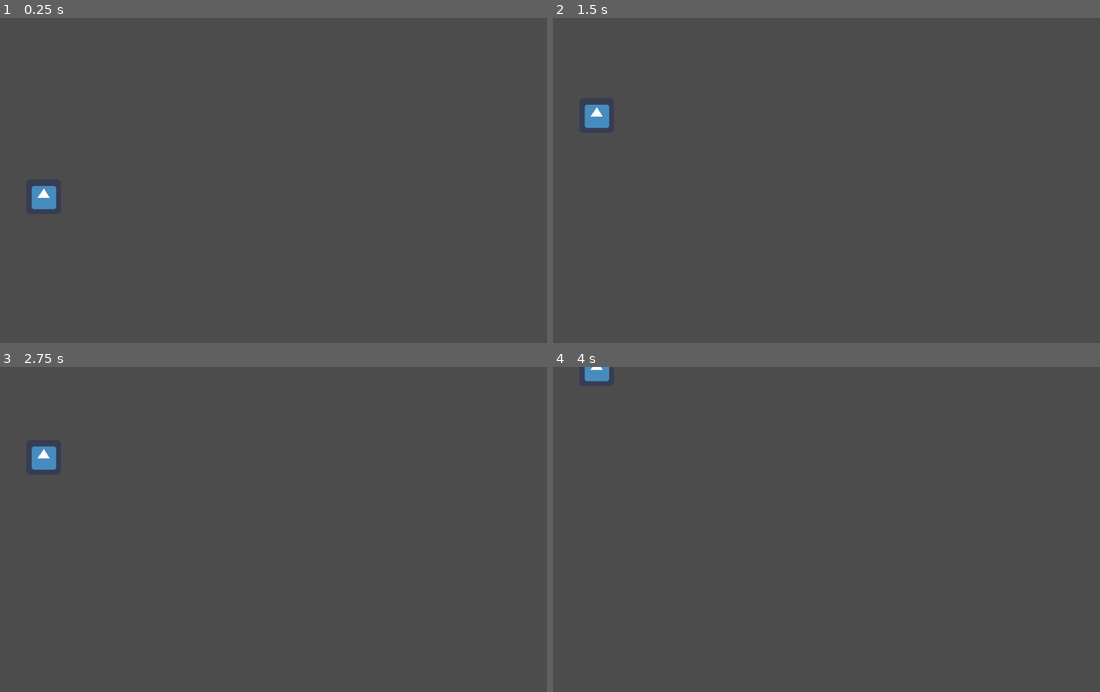
Above: before the commit, frames 1-4 (two rows, left to right).
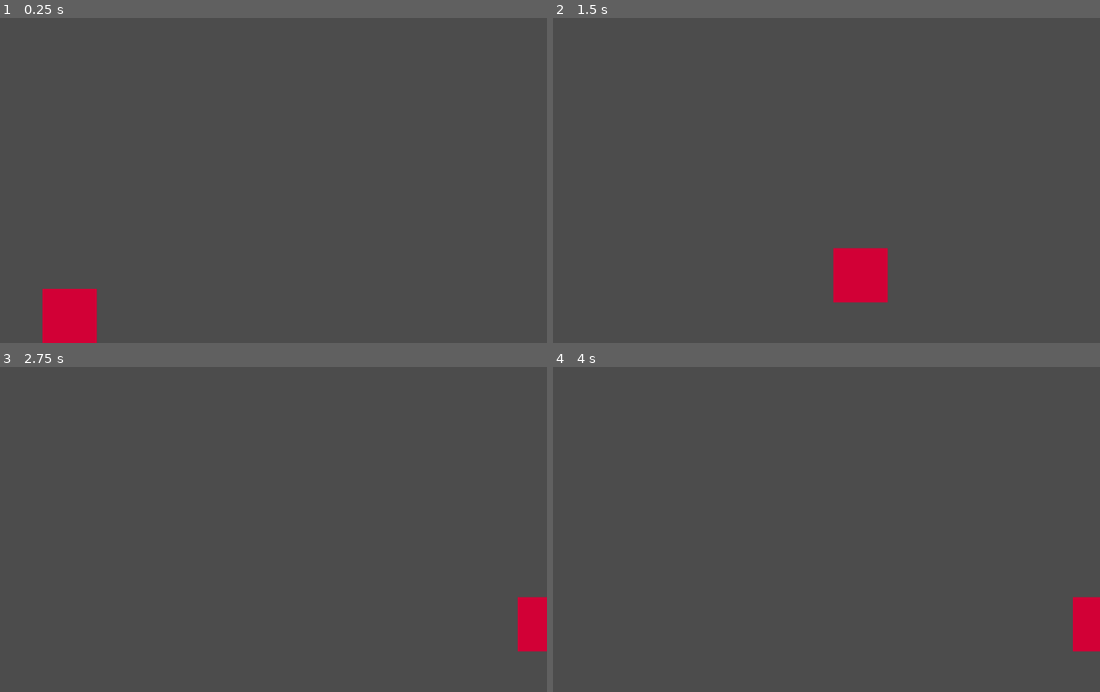
Above: after the commit, the same moments.

Repository: ApoorvaKa/Minimalism-Game
Game: Godot game, scene res://Player.tscn
The game is run twice, just before and just after one commit, with the same random seed, the same clock (stepped at 60 frames per second) and the same inputs. The project has no main scene, so this scene is started directly. The engine's default icon, where the game draws it, is replaced by a stand-in: a white triangle on a blue panel in a dark square.
Inputs (mouse positions are in pixels of both pictures, inside the frame that each line leads up to):
- Up to frame 1 (0.25 s): no input
- Up to frame 2 (1.5 s): move the mouse to (946, 164) at 0.52 s; press the mouse at (946, 164) at 0.53 s; tap Space (gravity_flip, bound only after the commit) at 0.8, 1.35 s; move the mouse to (711, 196) at 1.27 s; release the mouse at (711, 196) at 1.28 s
- Up to frame 3 (2.75 s): click (158, 545) at 1.55 s; move the mouse to (322, 458) at 2.02 s; press the mouse at (322, 458) at 2.03 s; tap Space (gravity_flip, bound only after the commit) at 2.3 s
- Up to frame 4 (4 s): move the mouse to (793, 594) at 2.77 s; release the mouse at (793, 594) at 2.78 s; tap Space (gravity_flip, bound only after the commit) at 2.85, 3.8 s; click (793, 594) at 3.05 s; tap Enter at 3.5 s; move the mouse to (990, 578) at 3.52 s; press the mouse at (990, 578) at 3.53 s

The runs differ from the first frame. In frame 1, 2.0% of the frame differs, in the area x 5-18%, y 51-100%; in frame 2, 2.0%, in the area x 5-62%, y 26-88%; in frame 3, 1.2%; in frame 4, 1.0%.

Commit message:
player antigravity with space bar

Diff:
--- a/src/InfiniteBackground.tscn
+++ b/src/InfiniteBackground.tscn
@@ -9,7 +9,7 @@
 [node name="InfiniteBackground" type="ParallaxBackground"]
 script = ExtResource( 3 )
 __meta__ = {
-"_edit_horizontal_guides_": [ 35.0 ],
+"_edit_horizontal_guides_": [ 574.0 ],
 "_edit_vertical_guides_": [ 3496.0 ]
 }
 
--- /dev/null
+++ b/src/Main.tscn
@@ -0,0 +1,3 @@
+[gd_scene format=2]
+
+[node name="Main" type="Node"]
--- a/src/Player.gd
+++ b/src/Player.gd
@@ -1,6 +1,6 @@
 extends KinematicBody2D
 
-export var speed = 200
+export var speed = 350
 var screen_size
 var power = 0
 # Called when the node enters the scene tree for the first time.
@@ -10,18 +10,19 @@
 
 # Called every frame. 'delta' is the elapsed time since the previous frame.
 func _process(delta):
-	var velocity = Vector2.ZERO
-	if Input.is_action_just_released("click"):
-		velocity.y -= power;
-		power = 0
-	if Input.is_action_pressed("click"):
-		power += 1
+	var velocity = Vector2.ZERO # set velocity to (0,0)
+	if Input.is_action_just_pressed("gravity_flip"):
+		if position.y > 500:
+			position.y = 135
+		else:
+			position.y = 475
 
+	velocity.x += 1
 
 	if velocity.length() > 0:
-		velocity = velocity * speed
+		velocity = velocity.normalized() * speed
+
 	# handles the movement of the player
 	position += velocity * delta
-
 	position.x = clamp(position.x, 0, screen_size.x) # clamp to keep it within the screen
 	position.y = clamp(position.y, 0, screen_size.y)
--- a/src/Player.tscn
+++ b/src/Player.tscn
@@ -1,13 +1,13 @@
 [gd_scene load_steps=4 format=2]
 
-[ext_resource path="res://icon.png" type="Texture" id=1]
+[ext_resource path="res://art/player.png" type="Texture" id=1]
 [ext_resource path="res://Player.gd" type="Script" id=2]
 
 [sub_resource type="RectangleShape2D" id=1]
 extents = Vector2( 31, 30 )
 
 [node name="Player" type="KinematicBody2D"]
-position = Vector2( 97, 330 )
+position = Vector2( 58, 550 )
 script = ExtResource( 2 )
 __meta__ = {
 "_edit_group_": true
@@ -17,4 +17,5 @@
 shape = SubResource( 1 )
 
 [node name="Sprite" type="Sprite" parent="."]
+scale = Vector2( 0.5, 0.5 )
 texture = ExtResource( 1 )
--- a/src/project.godot
+++ b/src/project.godot
@@ -24,6 +24,11 @@
 "events": [ Object(InputEventMouseButton,"resource_local_to_scene":false,"resource_name":"","device":0,"alt":false,"shi …(212 unchanged characters)…
  ]
 }
+gravity_flip={
+"deadzone": 0.5,
+"events": [ Object(InputEventKey,"resource_local_to_scene":false,"resource_name":"","device":0,"alt":false,"shift":false,"control":false,"meta":false,"command":false,"pressed":false,"scancode":32,"physical_scancode":0,"unicode":0,"echo":false,"script":null)
+ ]
+}
 
 [physics]
 
Binary file added: src/art/player.png
Not shown, added: src/art/player.png.import
